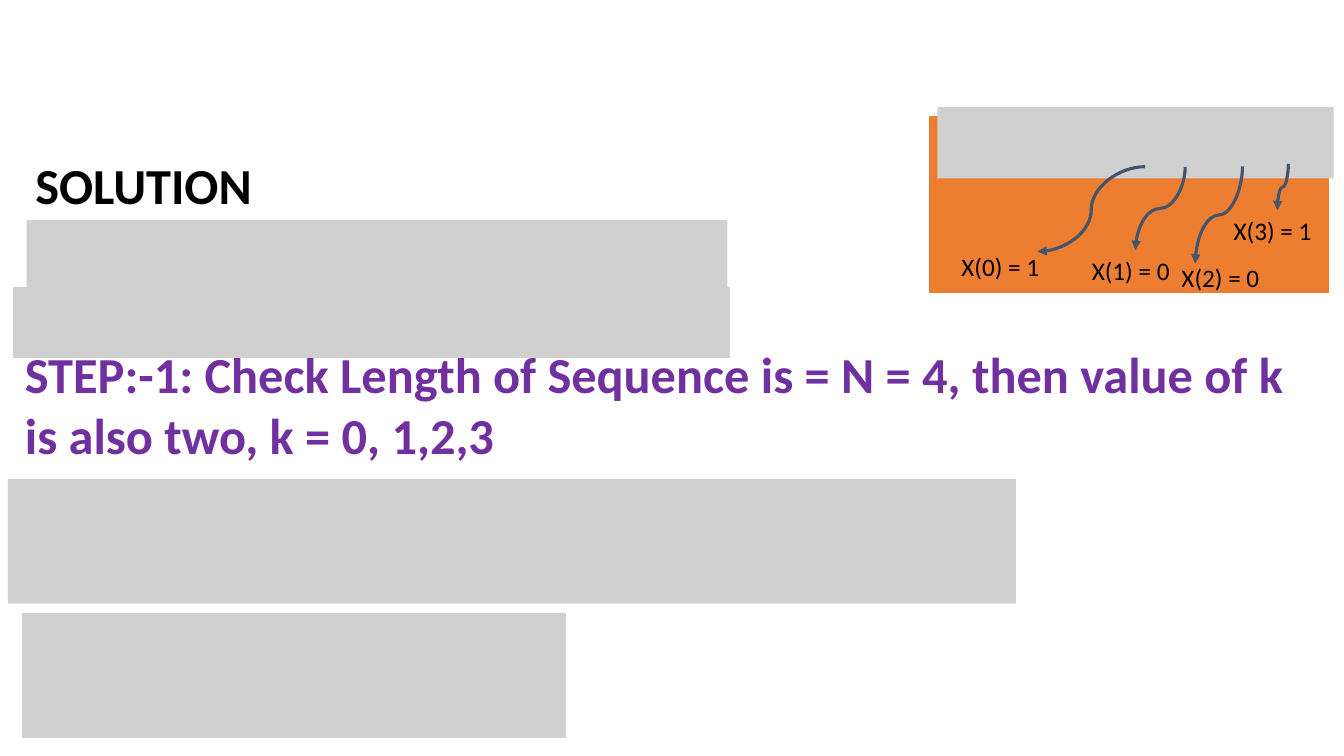
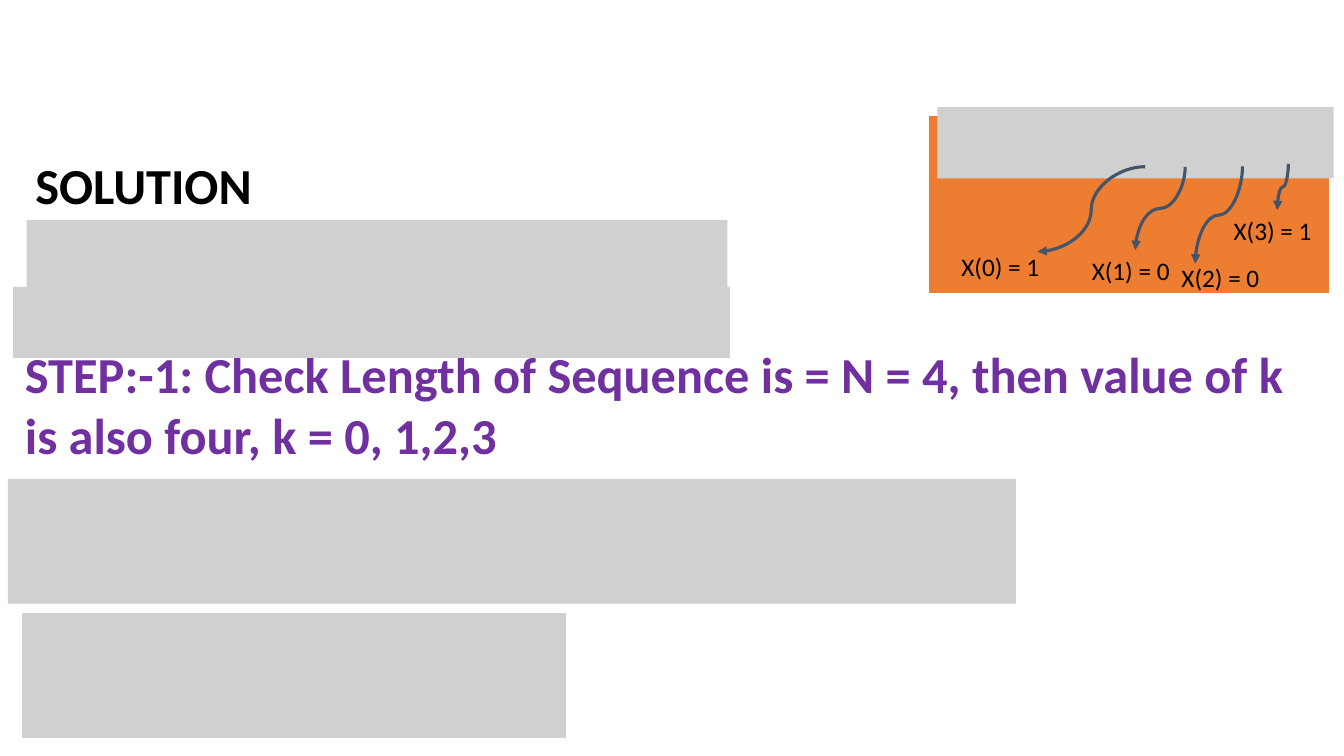
Before and after one commit to niaz1971/SIGNALS_-_SYSTEMS_DSP, a slide deck: slide 14 of DSP_COMPUTER_SCIENCE_&_IT/1_LECTURE_DISCRETE_FOURIER_TRANSFORM_DFT.pptx. Drawn at 1344x756 pixels with LibreOffice and Linux fonts; fonts in the diff are those of the drawing; grey boxes stand for pictures. Boxes give left, top, right and bottom in pixels: in the first picture for what was removed or moved away, otherwise in the second. Text is boxed around its words. In the diff, an @@ line names an element or a change of style, - is before the commit and + after.

```diff
--- a/DSP_COMPUTER_SCIENCE_&_IT/1_LECTURE_DISCRETE_FOURIER_TRANSFORM_DFT.pptx
+++ b/DSP_COMPUTER_SCIENCE_&_IT/1_LECTURE_DISCRETE_FOURIER_TRANSFORM_DFT.pptx
@@ text at [25, 352, 1283, 461]: text changed @@
-STEP:-1: Check Length of Sequence is = N = 4, then value of k is also two, k = 0, 1,2,3
+STEP:-1: Check Length of Sequence is = N = 4, then value of k is also four, k = 0, 1,2,3
```
